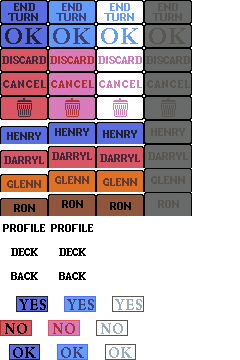
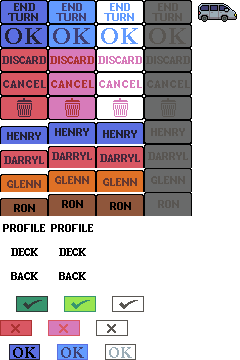
Before/after of a 240 x 360 layered artwork. What changed in the layer stack:
renamed "YES" to "Background copy", painted on it over left=5, top=3, right=237, bottom=334
painted on "Background" over left=5, top=299, right=142, bottom=334
